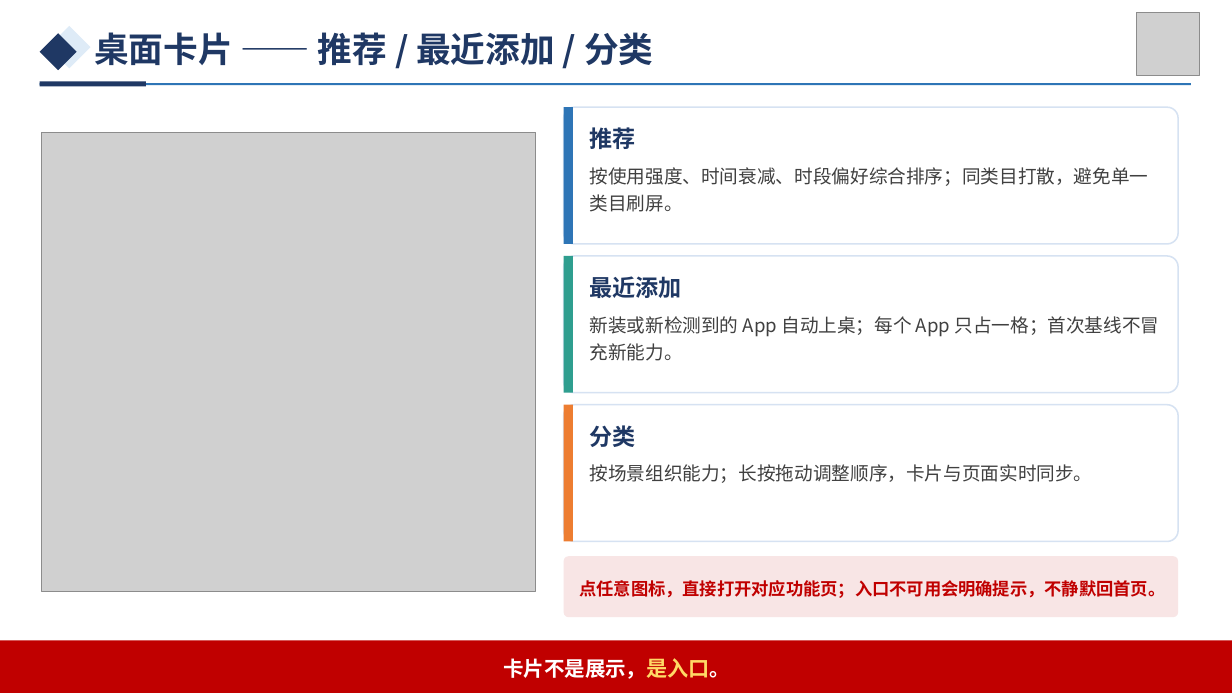
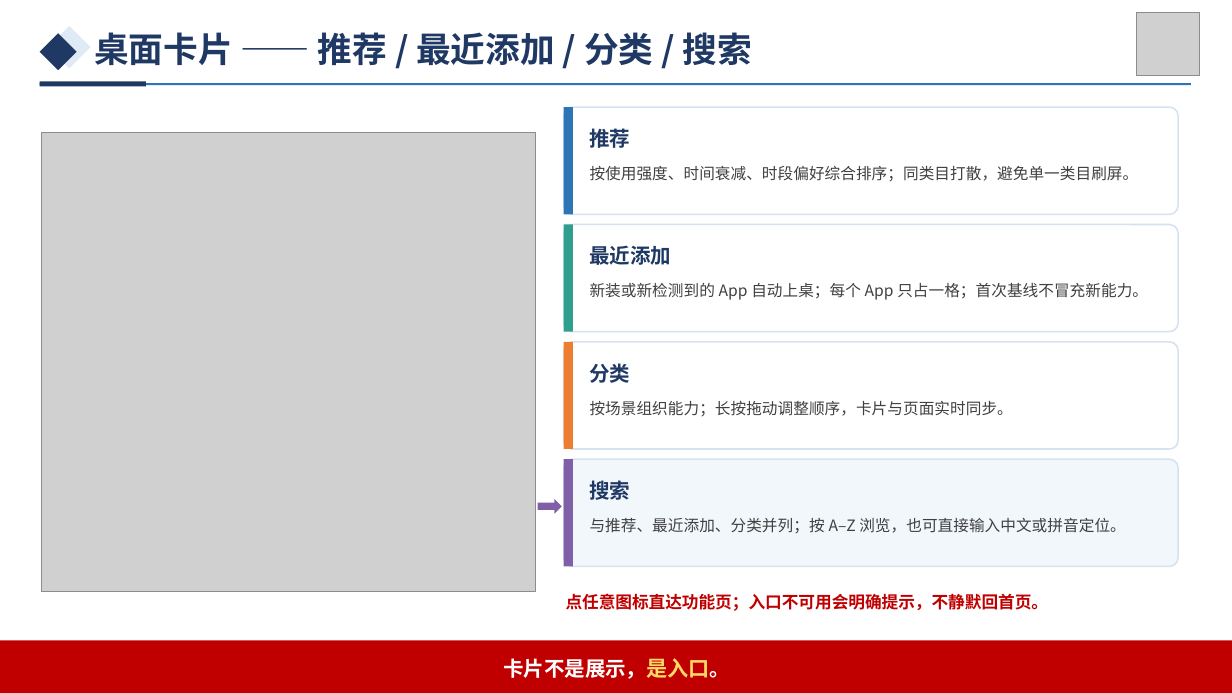
Before and after one commit to growvv/stargate, a slide deck: slide 4 of submission/StarGate_答辩PPT.pptx. Drawn at 1232x693 pixels with LibreOffice and Linux fonts; fonts in the diff are those of the drawing; grey boxes stand for pictures. Boxes give left, top, right and bottom in pixels: in the first picture for what was removed or moved away, otherwise in the second. Text is boxed around its words. In the diff, an @@ line names an element or a change of style, - is before the commit and + after.

```diff
--- a/submission/StarGate_答辩PPT.pptx
+++ b/submission/StarGate_答辩PPT.pptx
@@ text at (x1=94, y1=32, x2=752, y2=65): text changed @@
-桌面卡片 —— 推荐 / 最近添加 / 分类
+桌面卡片 —— 推荐 / 最近添加 / 分类 / 搜索
@@ rounded rectangle resized from (x1=564, y1=107, x2=1178, y2=244) to (x1=564, y1=107, x2=1178, y2=214) @@
@@ rectangle resized from (x1=564, y1=107, x2=573, y2=244) to (x1=564, y1=107, x2=573, y2=214) @@
@@ rounded rectangle resized from (x1=564, y1=256, x2=1178, y2=393) to (x1=564, y1=225, x2=1178, y2=332) @@
@@ rectangle resized from (x1=564, y1=256, x2=573, y2=393) to (x1=564, y1=225, x2=573, y2=332) @@
@@ text "最近添加" moved from (x1=589, y1=276, x2=681, y2=298) to (x1=589, y1=246, x2=671, y2=265) @@
@@ text "新装或新检测到的 App 自动上桌；每个 App 只占一格；首次基线不冒充新能力。" moved from (x1=590, y1=316, x2=1160, y2=361) to (x1=590, y1=283, x2=1148, y2=300) @@
@@ rounded rectangle resized from (x1=564, y1=405, x2=1178, y2=542) to (x1=564, y1=342, x2=1178, y2=449) @@
@@ rectangle resized from (x1=564, y1=405, x2=573, y2=542) to (x1=564, y1=342, x2=573, y2=449) @@
@@ size 18 to 16 pt in 3 elements at (x1=589, y1=128, x2=630, y2=148), (x1=589, y1=246, x2=671, y2=265), (x1=589, y1=363, x2=630, y2=383) @@
@@ text "分类" moved from (x1=589, y1=425, x2=635, y2=447) to (x1=589, y1=363, x2=630, y2=383) @@
@@ size 14.5 to 12.2 pt in 3 elements at (x1=590, y1=166, x2=1139, y2=181), (x1=590, y1=283, x2=1148, y2=300), (x1=590, y1=401, x2=1013, y2=416) @@
@@ text "按场景组织能力；长按拖动调整顺序，卡片与页面实时同步。" moved from (x1=590, y1=464, x2=1093, y2=483) to (x1=590, y1=401, x2=1013, y2=416) @@
@@ rounded rectangle resized from (x1=564, y1=556, x2=1178, y2=617) to (x1=564, y1=459, x2=1178, y2=567) @@
@@ rounded rectangle at (x1=564, y1=459, x2=1178, y2=567): fill #F8E5E5 to #F2F7FC; outline none to #D6E2F2 1.2 pt @@
@@ rectangle added at (x1=564, y1=459, x2=573, y2=567), fill #7F5FA8 @@
@@ text added at (x1=589, y1=478, x2=630, y2=504), 16 pt, text #1F3864, bold @@
+搜索
@@ right arrow added at (x1=538, y1=499, x2=562, y2=514), fill #7F5FA8 @@
@@ text added at (x1=590, y1=518, x2=1125, y2=533), 12.2 pt, text #404040 @@
+与推荐、最近添加、分类并列；按 A–Z 浏览，也可直接输入中文或拼音定位。
@@ text at (x1=566, y1=593, x2=1049, y2=611): text changed; size 13.5 to 13 pt @@
-点任意图标，直接打开对应功能页；入口不可用会明确提示，不静默回首页。
+点任意图标直达功能页；入口不可用会明确提示，不静默回首页。
```
Also in this commit, not shown: 9 other slides changed, 1 slide added, 2 slides removed, 51 other files.
